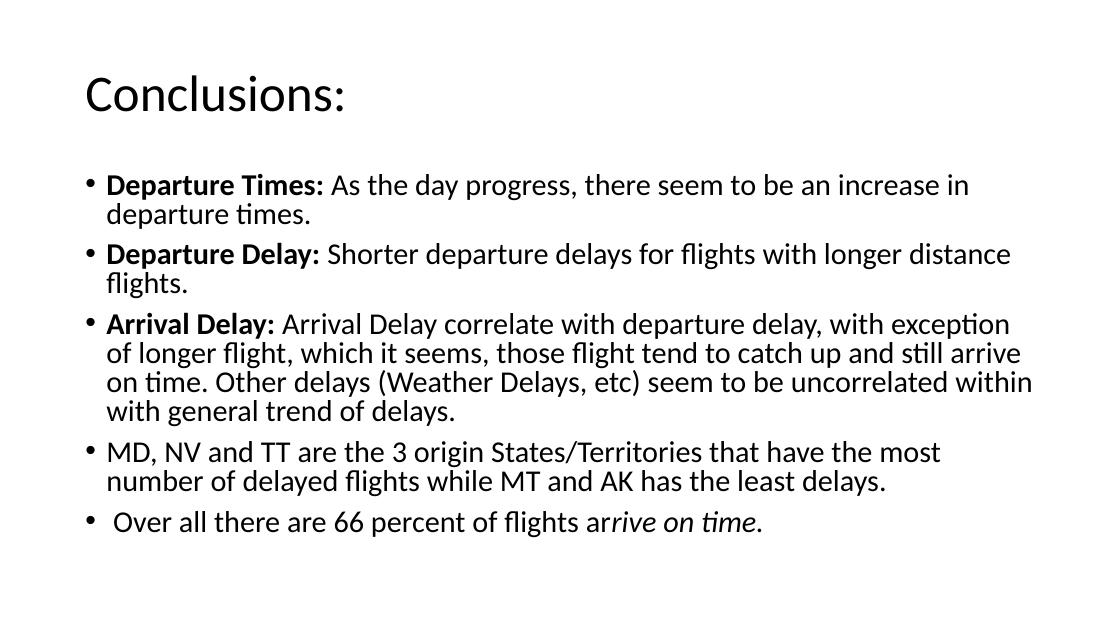
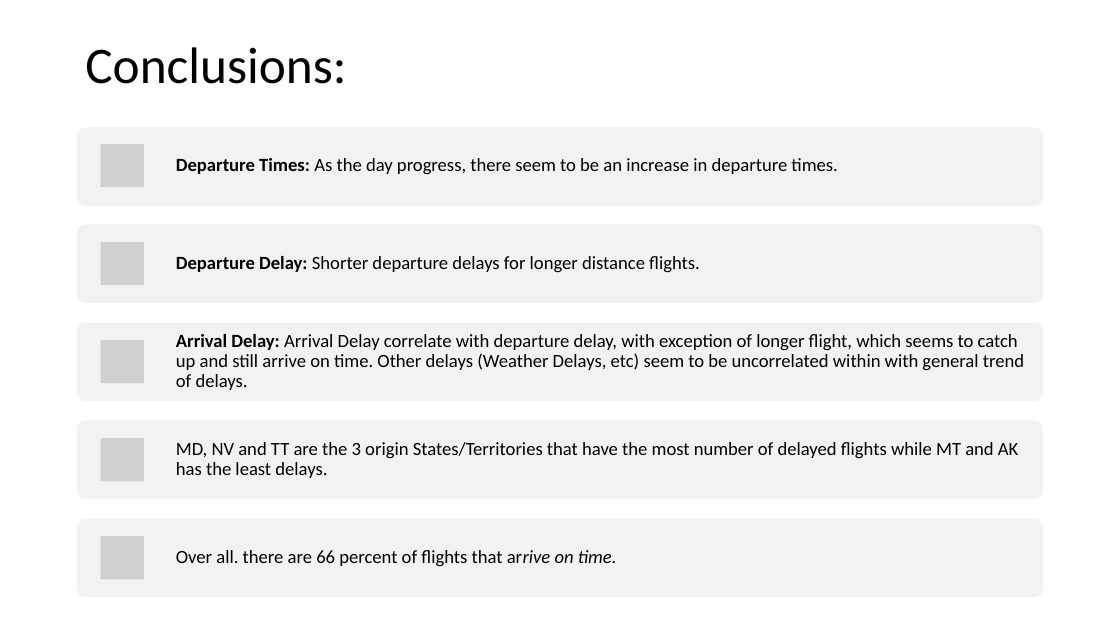
Before and after one commit to Randy0601/GroupProject, a slide deck: slide 23 of Ghassan-P/GroupProject-starbucks.pptx. Drawn at 1120x630 pixels with LibreOffice and Linux fonts; fonts in the diff are those of the drawing; grey boxes stand for pictures. Boxes give left, top, right and bottom in pixels: in the first picture for what was removed or moved away, otherwise in the second. Text is boxed around its words. In the diff, an @@ line names an element or a change of style, - is before the commit and + after.

```diff
--- a/Ghassan-P/GroupProject-starbucks.pptx
+++ b/Ghassan-P/GroupProject-starbucks.pptx
@@ title "Conclusions:": place and size @@
-title "Conclusions:" at (85, 75, 346, 112)
+title "Conclusions:" at (85, 47, 346, 84)
@@ text removed at (106, 174, 1032, 538) @@
-• Departure Times: As the day progress, there seem to be an increase in departure times.
-• Departure Delay: Shorter departure delays for flights with longer distance flights.
-• Arrival Delay: Arrival Delay correlate with departure delay, with exception of longer flight, which it seems, those flight tend to catch up and still arrive on time. Other delays (Weather Delays, etc) seem to be uncorrelated within with general trend of delays.
-• MD, NV and TT are the 3 origin States/Territories that have the most number of delayed flights while MT and AK has the least delays.
-• Over all there are 66 percent of flights arrive on time.
@@ group added at (77, 128, 1044, 597): 5 rounded rectangles, 5 pictures, 5 texts @@
+Departure Times: As the day progress, there seem to be an increase in departure times.
+Departure Delay: Shorter departure delays for longer distance flights.
+Arrival Delay: Arrival Delay correlate with departure delay, with exception of longer flight, which seems to catch up and still arrive on time. Other delays (Weather Delays, etc) seem to be uncorrelated within with general trend of delays.
+MD, NV and TT are the 3 origin States/Territories that have the most number of delayed flights while MT and AK has the least delays.
+Over all. there are 66 percent of flights that arrive on time.
```
Also in this commit, not shown: 23 other slides changed, 1 slide added.
